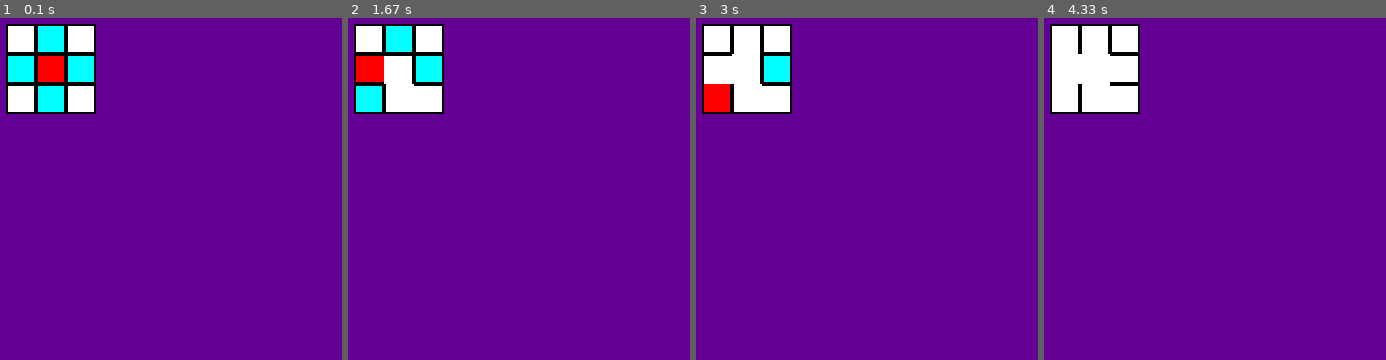
Above: before the commit, frames 1-4 (left to right).
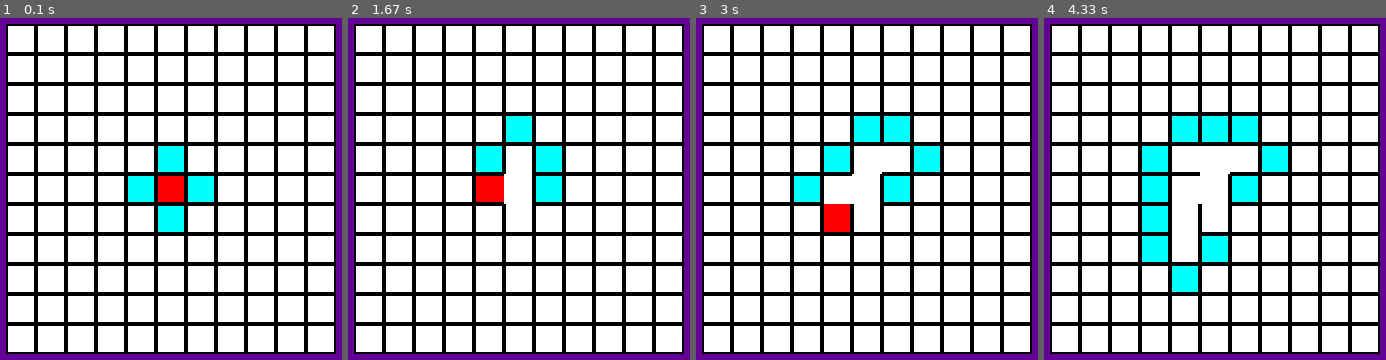
Above: after the commit, the same moments.

Repository: philip-dave/pygame-maze
Game: pygame game, started from maze.py
Two runs of this game, one before a commit and one after it. Both use one fixed random seed, a clock stepped at 60 frames per second and the inputs below.
Inputs:
- Up to frame 1 (0.1 s): no input
- Up to frame 2 (1.67 s): no input
- Up to frame 3 (3 s): no input
- Up to frame 4 (4.33 s): no input

The runs differ from the first frame. In frame 1, 89% of the frame differs, in the area x 1-99%, y 1-99%; in frame 2, 89%; in frame 3, 88%; in frame 4, 87%.

Commit message:
Final Fix for Prim's Algorithm

Diff:
--- a/create_maze.py
+++ b/create_maze.py
@@ -125,7 +125,7 @@
                 self.frontier.remove(cell)
             if neighbour in self.frontier:
                 self.frontier.remove(neighbour)
-            self.get_new_frontier(neighbour)
+            self.get_new_frontier(cell)
             self.grid[cell[0]][cell[1]].is_current = False
             self.grid[cell[0]][cell[1]].is_front = False
             self.grid[neighbour[0]][neighbour[1]].is_front = False
--- a/maze.py
+++ b/maze.py
@@ -5,7 +5,7 @@
 from create_maze import Maze
 start_x = 50
 start_y = 50
-grid_size = 3
+grid_size = 11
 pygame.init()
 
 
